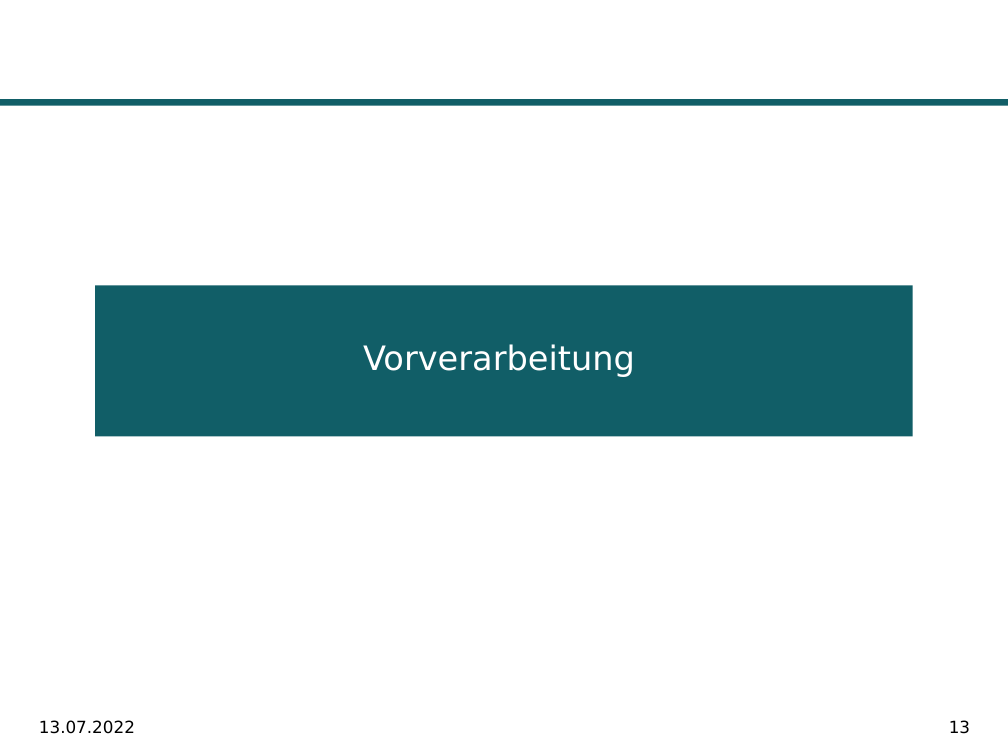
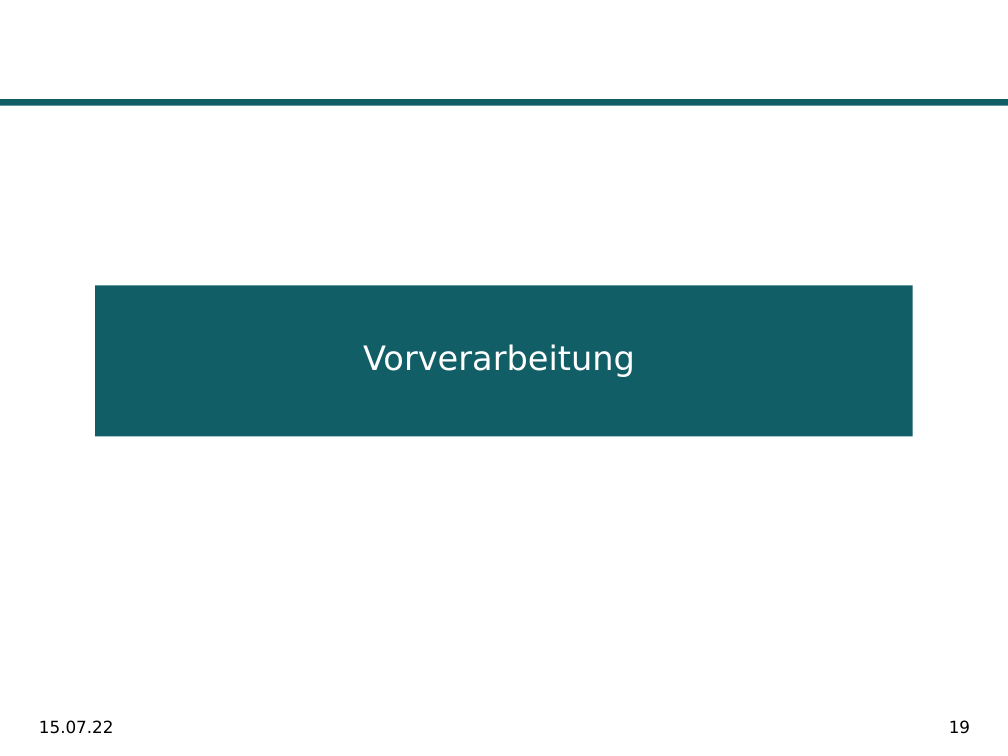
Before and after one commit to SalihMezraoui/PathPlanning-Algorithms, a slide deck: slide 19 of Praesentation/Praesentation_WissArb_SS22.pptx (slide 13 before the commit). Drawn at 1008x756 pixels with LibreOffice and Linux fonts; fonts in the diff are those of the drawing; background and template pictures are left out. Boxes give left, top, right and bottom in pixels: in the first picture for what was removed or moved away, otherwise in the second. Text is boxed around its words. In the diff, an @@ line names an element or a change of style, - is before the commit and + after.

```diff
--- a/Praesentation/Praesentation_WissArb_SS22.pptx
+++ b/Praesentation/Praesentation_WissArb_SS22.pptx
@@ text at (39, 720, 114, 734): text changed @@
-13.07.2022
+15.07.22
@@ page number at (949, 720, 970, 734): text changed @@
-13
+19
```
Also in this commit, not shown: 23 other slides changed, 9 slides added, 4 other files.
